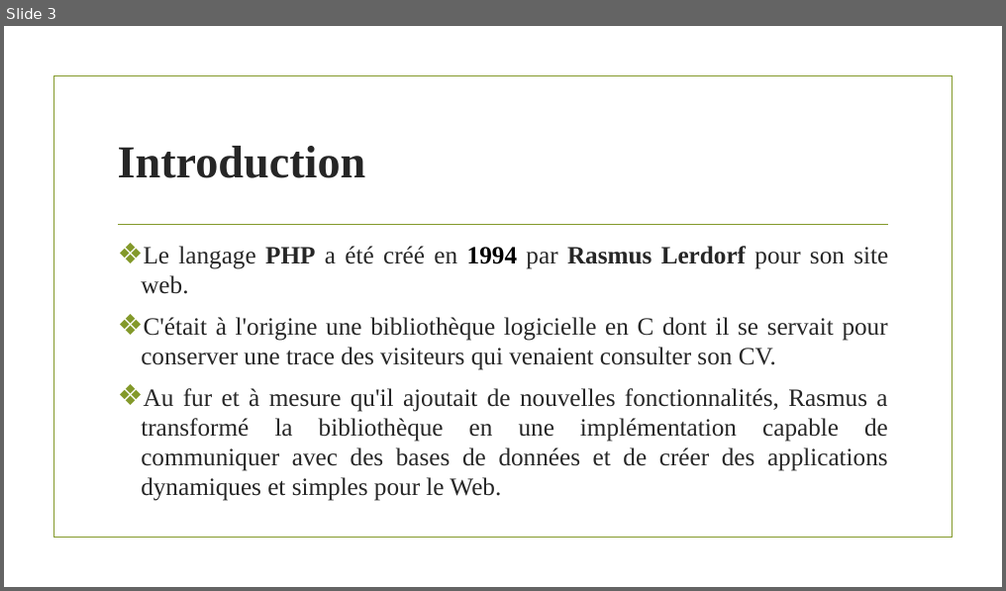
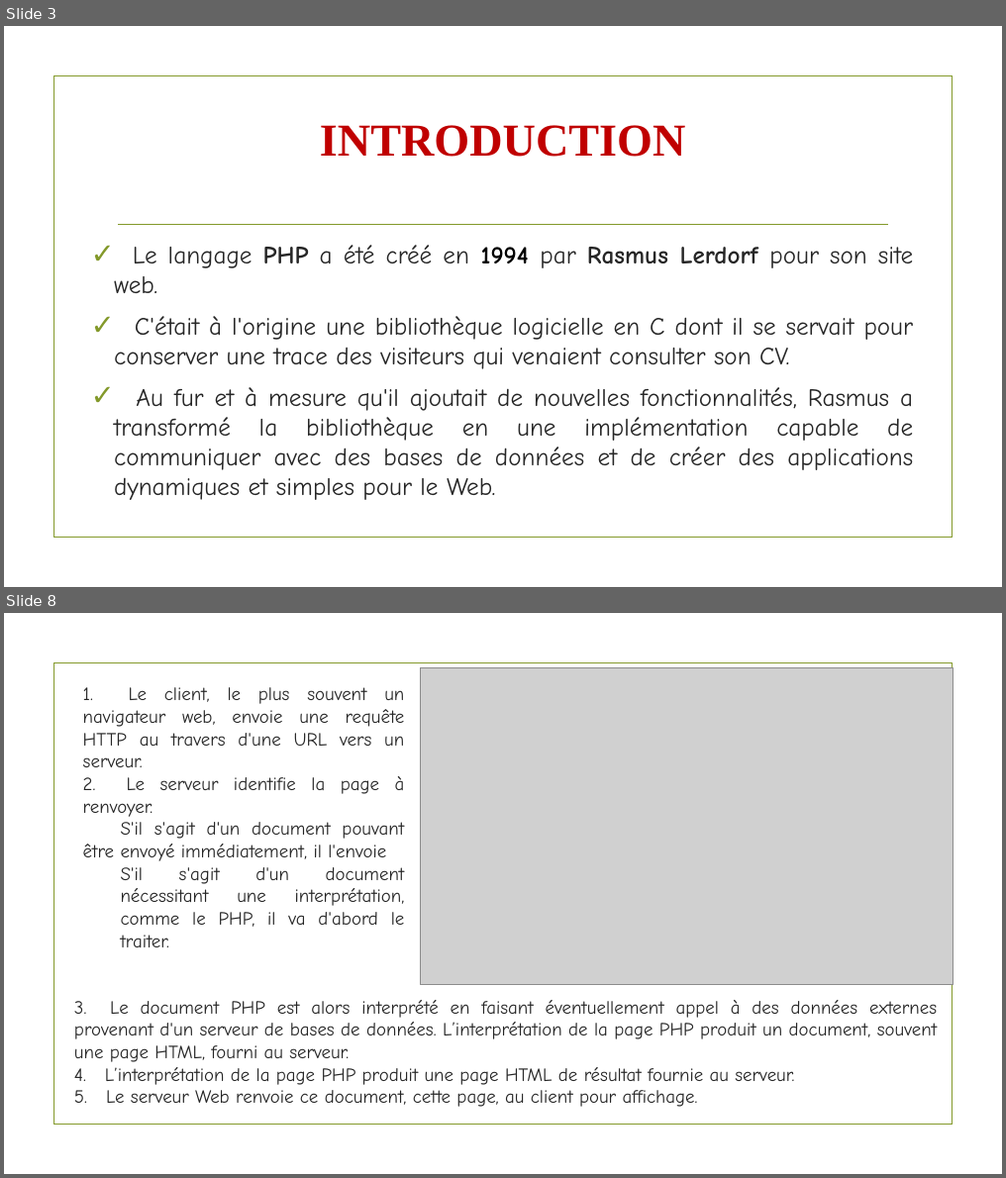
Before and after one commit to Bethel226/Langage_PHP, a slide deck: Le langage PHP.pptx. Shown one above the other, each under a label of ours: slide 3 before the commit, slides 3 and 8 after it; the slides between them are not shown. The pictures are 1006x591 and 1006x1178 pixels, drawn with LibreOffice and Linux fonts; fonts in the diff are those of the drawing; grey boxes stand for pictures; background and template pictures are left out. Boxes give left, top, right and bottom in pixels: in the first picture for what was removed or moved away, otherwise in the second. Text is boxed around its words. In the diff, an @@ line names an element or a change of style, - is before the commit and + after.

Commit message:
ajout qlq modif

```diff
--- a/Le langage PHP.pptx
+++ b/Le langage PHP.pptx
@@ slide 8 added at [4, 613, 1002, 1174], background picture (left out); not listed: 1 template element that a slide beside it also shows @@
@@ picture added at [421, 668, 954, 985] @@
@@ text added at [83, 687, 405, 948], 18 pt, text #262626 @@
+1. Le client, le plus souvent un navigateur web, envoie une requête HTTP au travers d'une URL vers un serveur.
+2. Le serveur identifie la page à renvoyer.
+S'il s'agit d'un document pouvant être envoyé immédiatement, il l'envoie
+  S'il s'agit d'un document nécessitant une interprétation, comme le PHP, il va d'abord le traiter.
@@ text added at [74, 1000, 937, 1107], 18 pt, text #262626 @@
+3. Le document PHP est alors interprété en faisant éventuellement appel à des données externes provenant d'un serveur de bases de données. L’interprétation de la page PHP produit un document, souvent une page HTML, fourni au serveur.
+4. L’interprétation de la page PHP produit une page HTML de résultat fournie au serveur.
+5. Le serveur Web renvoie ce document, cette page, au client pour affichage.
@@ slide 3 changed as well @@
@@ title "INTRODUCTION" at [320, 125, 685, 157]: vertical alignment middle to top @@
@@ title at [320, 125, 685, 157]: text changed; text colour #262626 to #C00000 @@
-Introduction
+INTRODUCTION
@@ text "Le langage PHP a été ...": place and size @@
-text "Le langage PHP a été ..." at [141, 246, 888, 501]
+text "Le langage PHP a été ..." at [114, 245, 914, 500]
@@ text "Le langage PHP a été ..." at [114, 245, 914, 500]: font Times New Roman to Comic Neue; bullet ❖ to ✓ @@
```
Also in this commit, not shown: 3 other slides changed, 4 other slides added, 2 slides removed.
